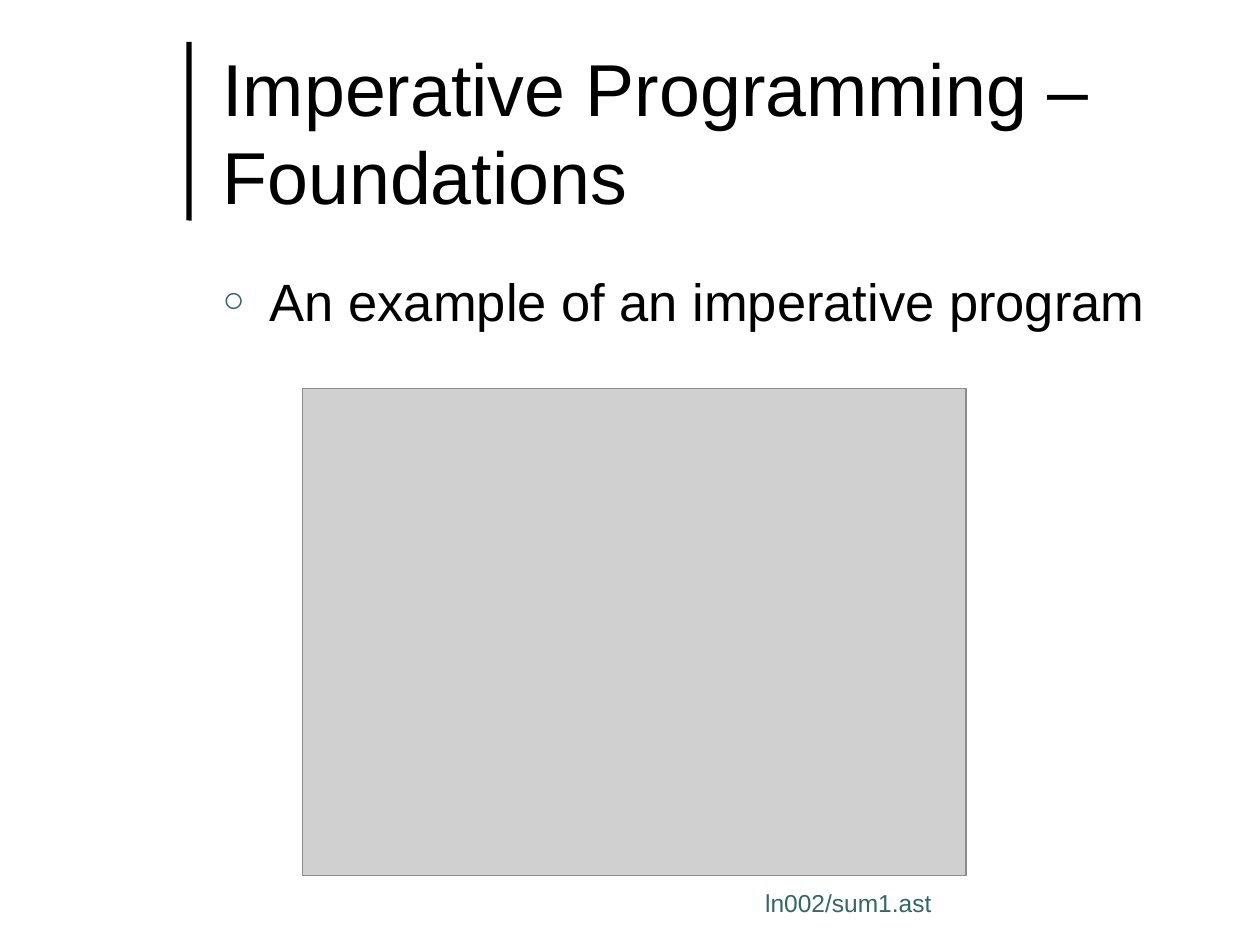
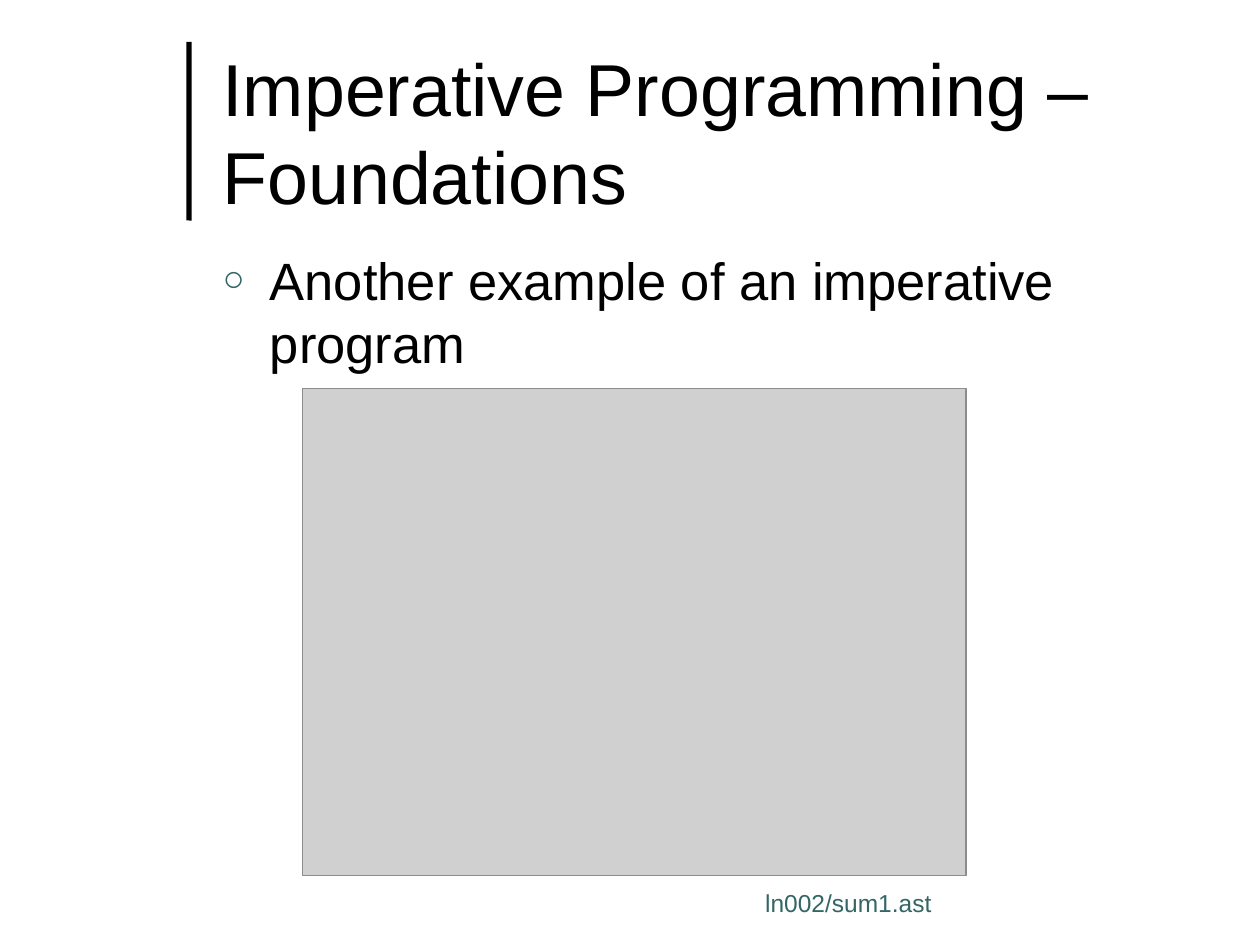
Before and after one commit to lutzhamel/CSC493, a slide deck: slide 6 of notes/csc493-ln002.pptx (slide 5 before the commit). Drawn at 1260x945 pixels with LibreOffice and Linux fonts; fonts in the diff are those of the drawing; grey boxes stand for pictures; background and template pictures are left out. Boxes give left, top, right and bottom in pixels: in the first picture for what was removed or moved away, otherwise in the second. Text is boxed around its words. In the diff, an @@ line names an element or a change of style, - is before the commit and + after.

```diff
--- a/notes/csc493-ln002.pptx
+++ b/notes/csc493-ln002.pptx
@@ text at [270, 262, 1054, 374]: text changed @@
-○ An example of an imperative program
+○ Another example of an imperative program
```
Also in this commit, not shown: 1 other slide changed, 2 slides added, 3 other files.
